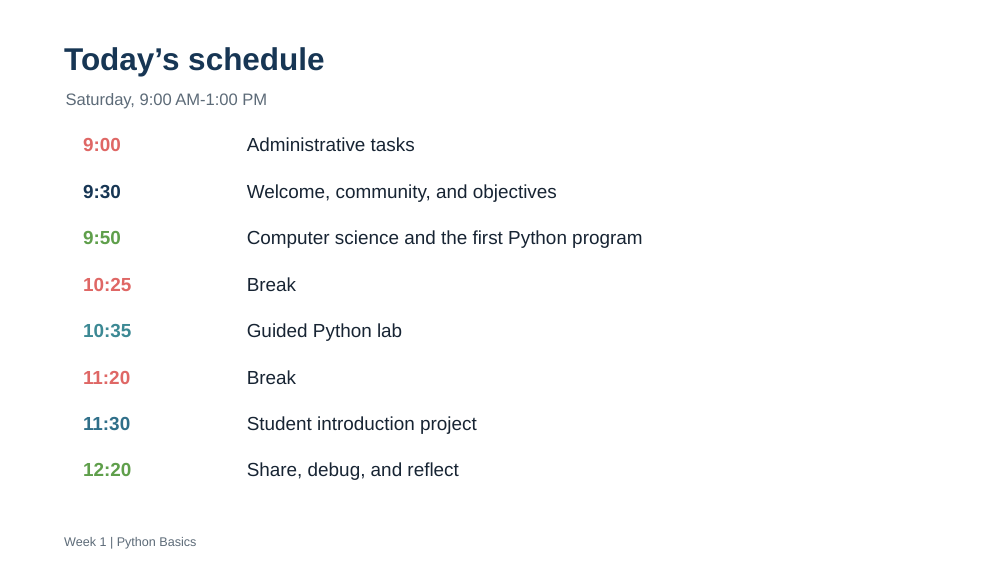
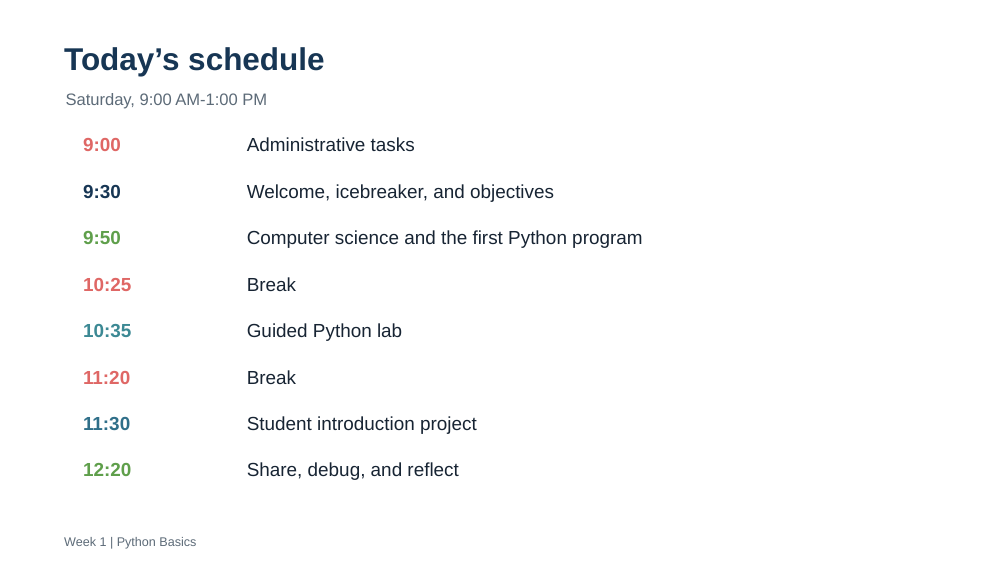
Before and after one commit to lhernandez-sudo/project-syncere-cs-2027, a slide deck: slide 2 of week-01-python-basics/slides/week-01-python-basics.pptx. Drawn at 1008x567 pixels with LibreOffice and Linux fonts; fonts in the diff are those of the drawing. Boxes give left, top, right and bottom in pixels: in the first picture for what was removed or moved away, otherwise in the second. Text is boxed around its words. In the diff, an @@ line names an element or a change of style, - is before the commit and + after.

```diff
--- a/week-01-python-basics/slides/week-01-python-basics.pptx
+++ b/week-01-python-basics/slides/week-01-python-basics.pptx
@@ text at [247, 184, 554, 202]: text changed @@
-Welcome, community, and objectives
+Welcome, icebreaker, and objectives
```
Also in this commit, not shown: 2 slides added, 10 other files.
